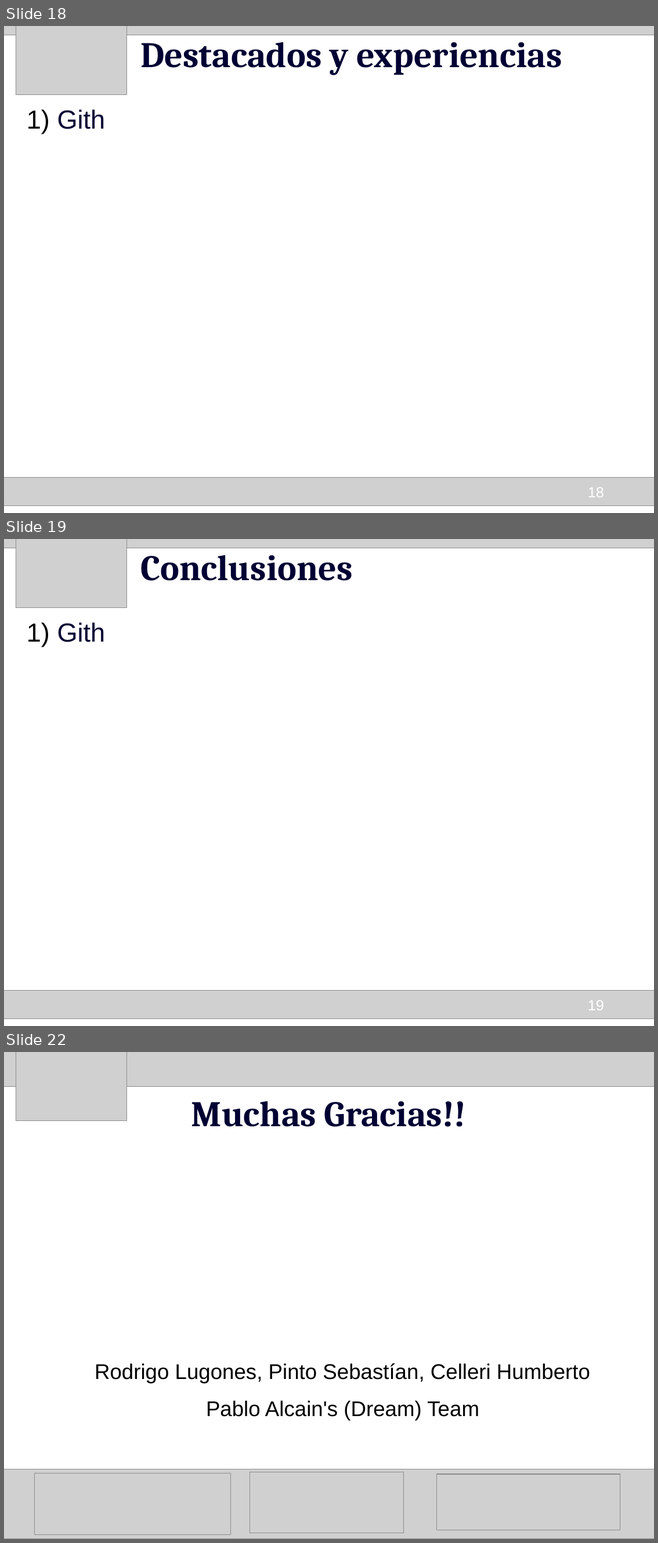
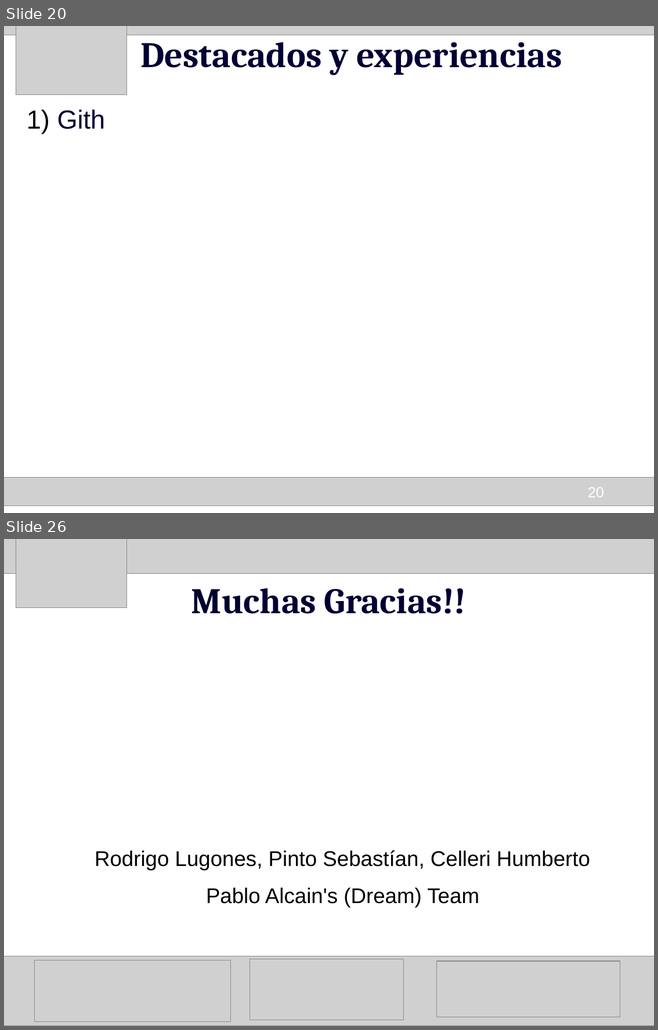
Before and after one commit to HumbertoCelleri/ljmd, a slide deck: presentacion/Presentacion.odp. Shown one above the other, each under a label of ours: slides 18, 19 and 22 before the commit, slides 20 and 26 after it; the slides between them are not shown. The pictures are 658x1543 and 658x1030 pixels, drawn with LibreOffice and Linux fonts; fonts in the diff are those of the drawing; grey boxes stand for pictures. Boxes give left, top, right and bottom in pixels: in the first picture for what was removed or moved away, otherwise in the second. Text is boxed around its words. In the diff, an @@ line names an element or a change of style, - is before the commit and + after.

```diff
--- a/presentacion/Presentacion.odp
+++ b/presentacion/Presentacion.odp
@@ slide 19 removed at [4,539,654,1026], background #FFFFFF @@
@@ picture removed at [4,539,654,542] @@
@@ picture removed at [4,539,654,548] @@
@@ picture removed at [16,539,126,608] @@
@@ title removed at [140,547,353,581] @@
-Conclusiones
@@ text removed at [57,623,106,642] @@
-1) Gith
@@ picture removed at [4,991,654,1019] @@
@@ page number removed at [587,1001,604,1011] @@
-19
@@ what was slide 18 is now slide 20 @@
@@ page number at [587,488,604,498]: text changed @@
-18
+20
@@ what was slide 22 is now slide 26 @@
```
Also in this commit, not shown: 5 slides changed, 6 slides added, 1 other slide removed.
